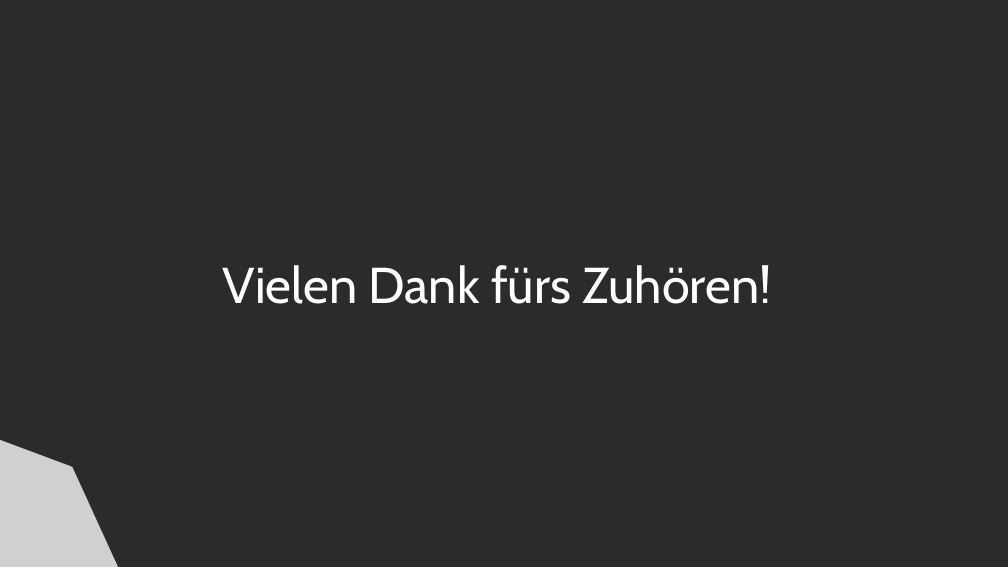
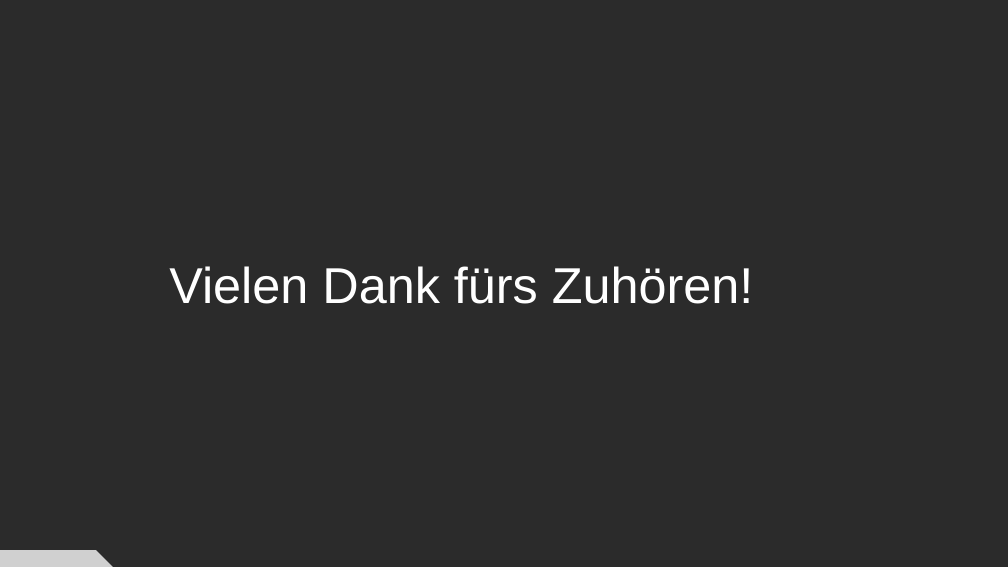
Before and after one commit to Matz21X/2023_24_4BHITS, a slide deck: slide 6 of WIR/Wirtschaft/Zeitungsartikel.pptx (slide 5 before the commit). Drawn at 1008x567 pixels with LibreOffice and Linux fonts; fonts in the diff are those of the drawing; grey boxes stand for pictures; background and template pictures are left out; a plain dark background stands for a picture behind light text. Boxes give left, top, right and bottom in pixels: in the first picture for what was removed or moved away, otherwise in the second. Text is boxed around its words. In the diff, an @@ line names an element or a change of style, - is before the commit and + after.

```diff
--- a/WIR/Wirtschaft/Zeitungsartikel.pptx
+++ b/WIR/Wirtschaft/Zeitungsartikel.pptx
@@ text "Vielen Dank fürs Zuhören!": place and size @@
-text "Vielen Dank fürs Zuhören!" at box(223, 265, 771, 304)
+text "Vielen Dank fürs Zuhören!" at box(169, 266, 754, 304)
@@ text "Vielen Dank fürs Zuhören!" at box(169, 266, 754, 304): font Cabin to Arial @@
@@ picture at box(0, 551, 163, 567): rotation 335 to 0 degrees @@
```
Also in this commit, not shown: 4 other slides changed, 1 slide added.
